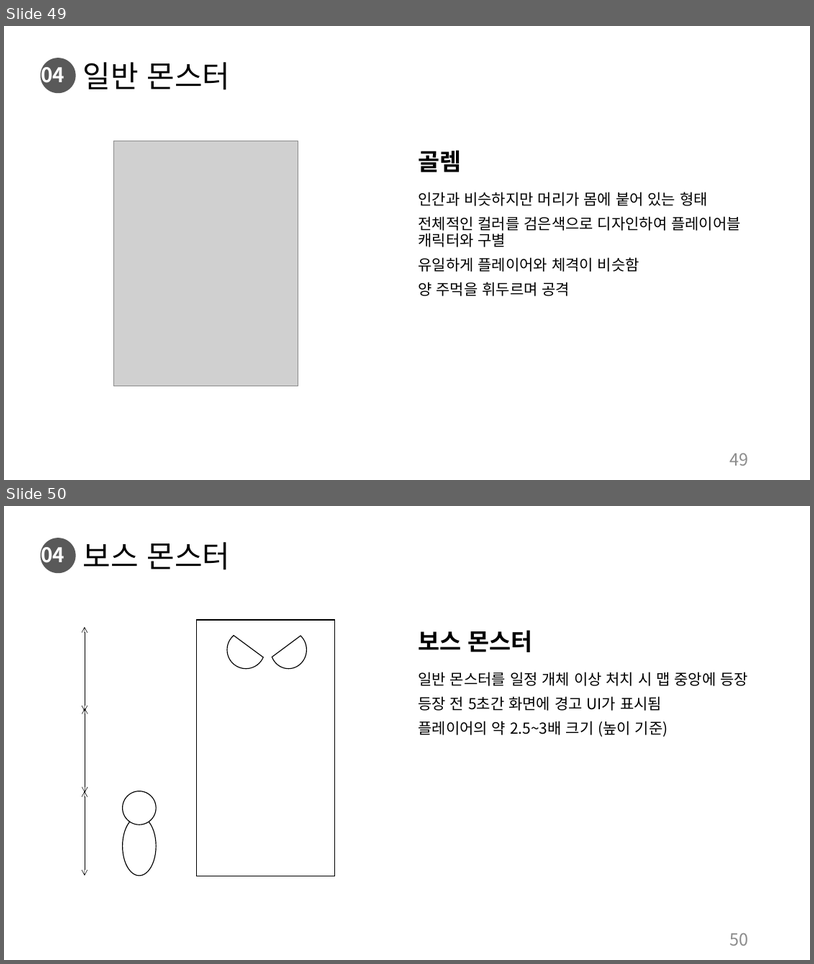
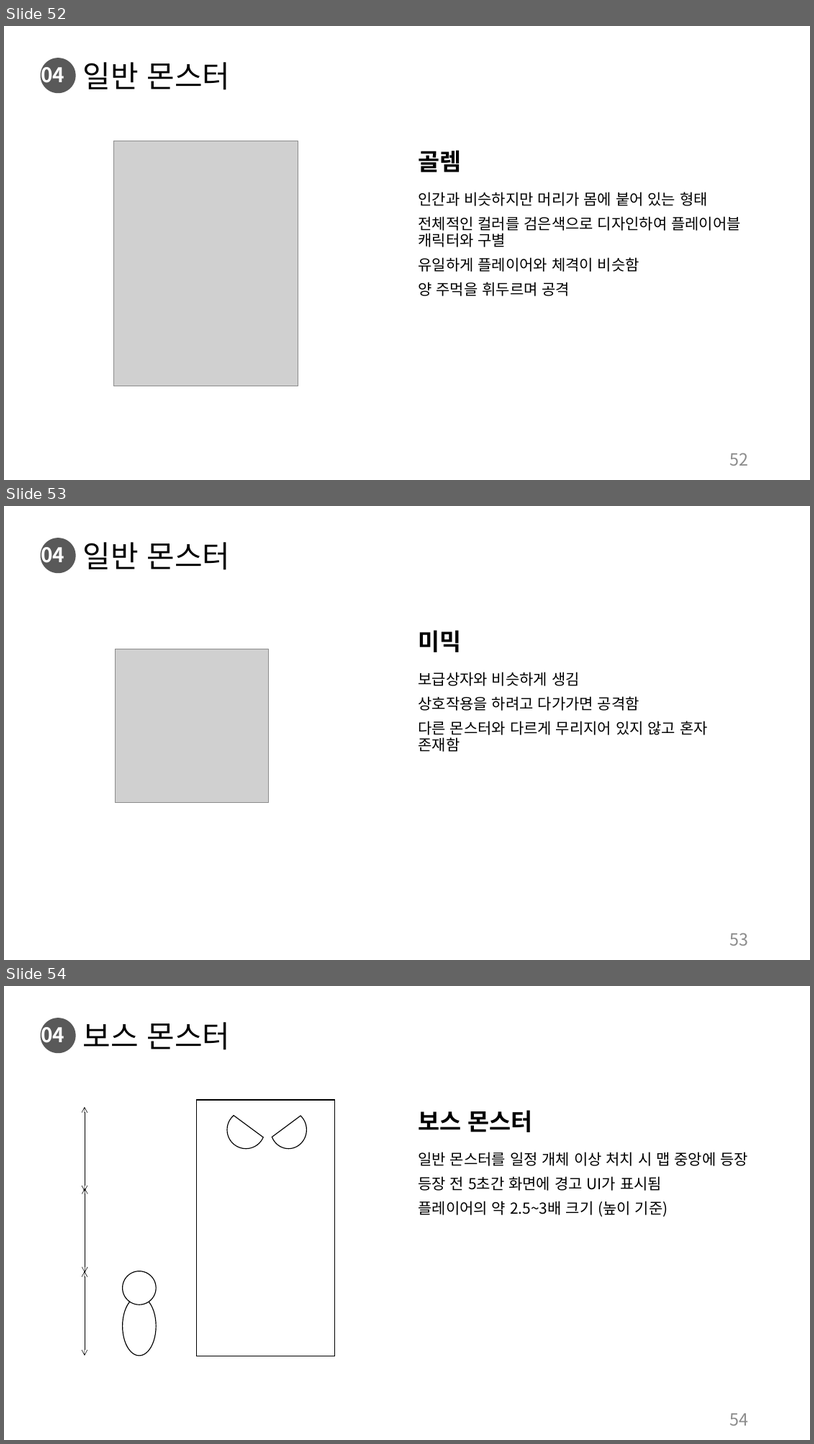
Before and after one commit to charobe/HDB, a slide deck: 조영욱/하자 드 바이오.pptx. Shown one above the other, each under a label of ours: slides 49 and 50 before the commit, slides 52, 53 and 54 after it. The pictures are 814x964 and 814x1444 pixels, drawn with LibreOffice and Linux fonts; fonts in the diff are those of the drawing; grey boxes stand for pictures. Boxes give left, top, right and bottom in pixels: in the first picture for what was removed or moved away, otherwise in the second. Text is boxed around its words. In the diff, an @@ line names an element or a change of style, - is before the commit and + after.

```diff
--- a/조영욱/하자 드 바이오.pptx
+++ b/조영욱/하자 드 바이오.pptx
@@ slide 53 added at (x1=4, y1=506, x2=810, y2=960), background #FFFFFF; not listed: 1 template element that a slide beside it also shows @@
@@ text added at (x1=41, y1=542, x2=64, y2=568), 24 pt, text #FFFFFF, bold @@
+04
@@ title added at (x1=83, y1=542, x2=231, y2=570), 36 pt, text #000000 @@
+일반 몬스터
@@ text added at (x1=418, y1=630, x2=461, y2=652), 28 pt, text #000000, bold @@
+미믹
@@ picture added at (x1=116, y1=649, x2=268, y2=803) @@
@@ text added at (x1=418, y1=672, x2=708, y2=752), 18 pt, text #000000 @@
+보급상자와 비슷하게 생김
+상호작용을 하려고 다가가면 공격함
+다른 몬스터와 다르게 무리지어 있지 않고 혼자 존재함
@@ page number added at (x1=730, y1=932, x2=749, y2=945), 20 pt, text #8C8C8C @@
+53
@@ what was slide 49 is now slide 52 @@
@@ page number at (x1=730, y1=452, x2=749, y2=465): text changed @@
-49
+52
@@ what was slide 50 is now slide 54 @@
@@ page number at (x1=730, y1=1413, x2=749, y2=1425): text changed @@
-50
+54
```
Also in this commit, not shown: 2 slides changed, 3 other slides added.
